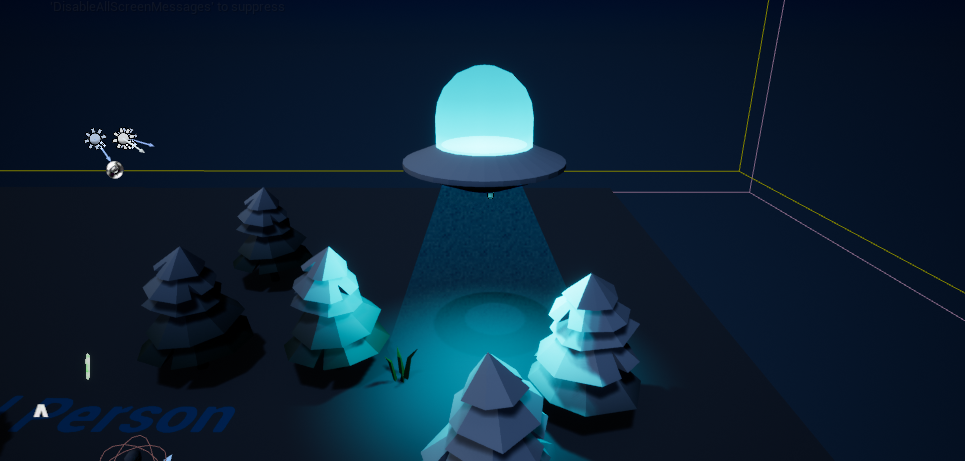
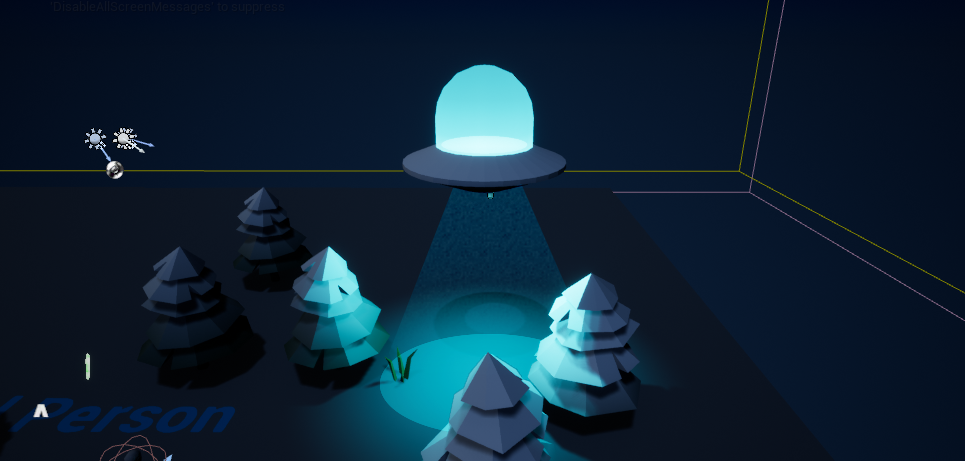
Before/after of a w=965, h=461 layered artwork. What changed in the layer stack:
painted on "Layer 2" over [387, 184, 454, 354]
added layer "Layer 3" (soft light) above "Layer 1" over [380, 334, 542, 432]
